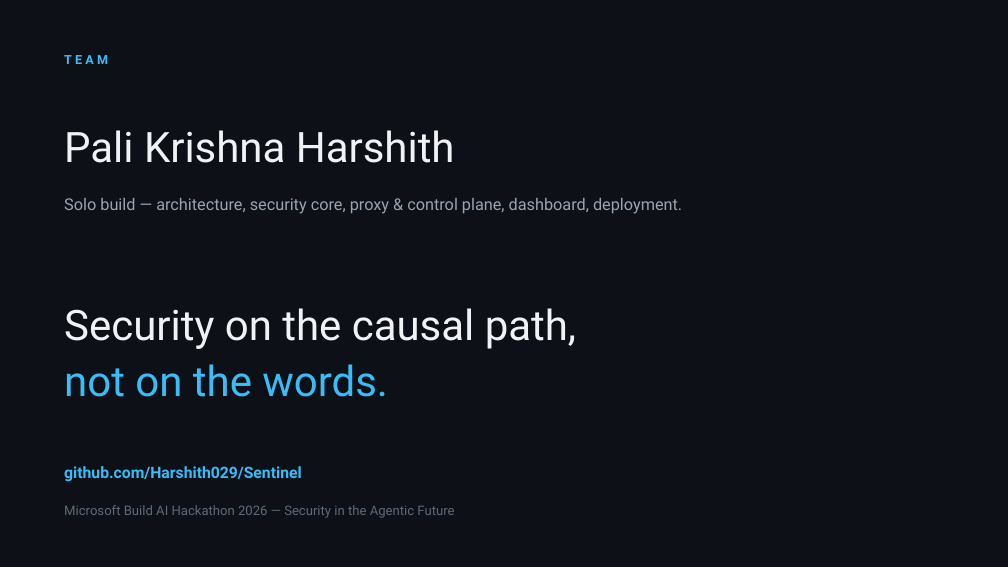
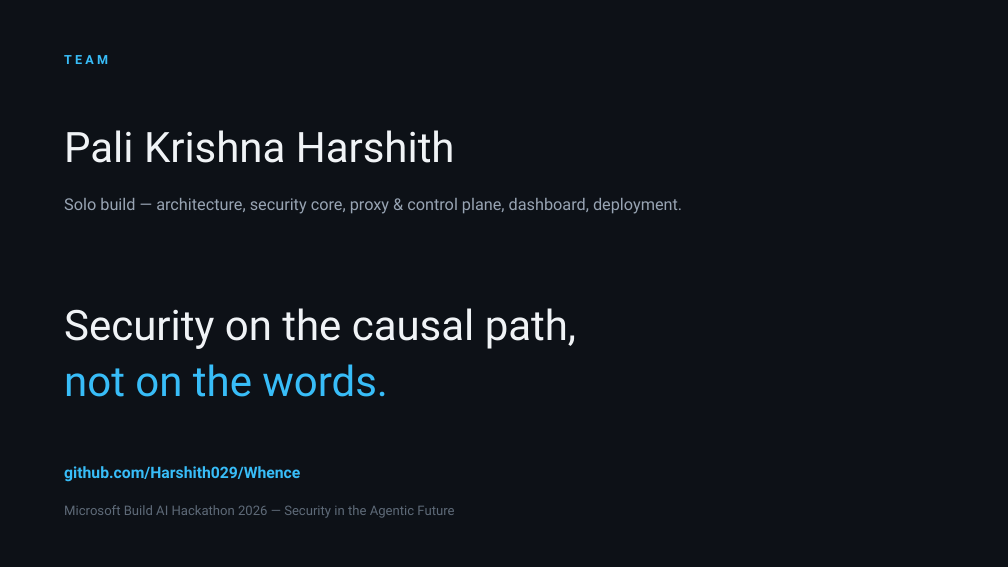
Before and after one commit to Harshith029/Sentinel, a slide deck: slide 10 of deck/Whence_pitch.pptx. Drawn at 1008x567 pixels with LibreOffice and Linux fonts; fonts in the diff are those of the drawing. Boxes give left, top, right and bottom in pixels: in the first picture for what was removed or moved away, otherwise in the second. Text is boxed around its words. In the diff, an @@ line names an element or a change of style, - is before the commit and + after.

```diff
--- a/deck/Whence_pitch.pptx
+++ b/deck/Whence_pitch.pptx
@@ text at (x1=64, y1=466, x2=300, y2=482): text changed @@
-github.com/Harshith029/Sentinel
+github.com/Harshith029/Whence
```
Also in this commit, not shown: 7 other slides changed, 2 other files.
